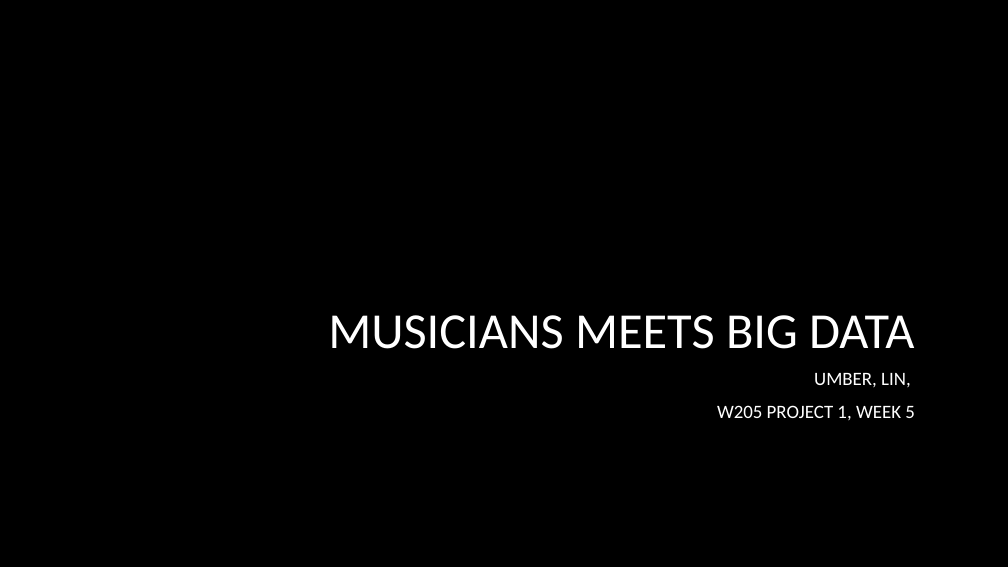
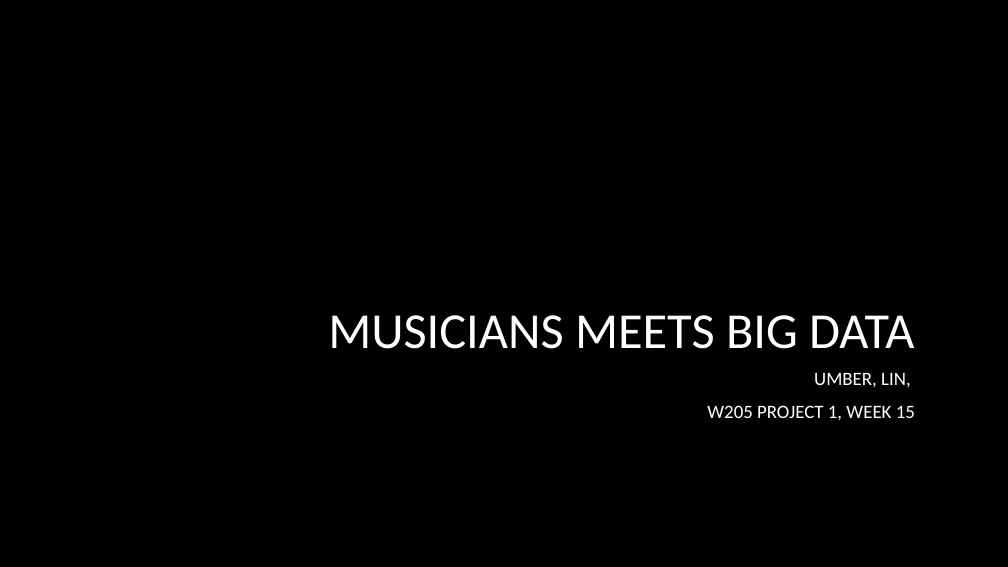
Before and after one commit to yanglinfang/w205_final_project, a slide deck: slide 1 of w205Presentation_UmberLin.pptx. Drawn at 1008x567 pixels with LibreOffice and Linux fonts; fonts in the diff are those of the drawing; background and template pictures are left out. Boxes give left, top, right and bottom in pixels: in the first picture for what was removed or moved away, otherwise in the second. Text is boxed around its words. In the diff, an @@ line names an element or a change of style, - is before the commit and + after.

Commit message:
correct typo

```diff
--- a/w205Presentation_UmberLin.pptx
+++ b/w205Presentation_UmberLin.pptx
@@ subtitle at (707,405,915,420): text changed @@
-W205 PROJECT 1, WEEK 5
+W205 PROJECT 1, WEEK 15
```
Also in this commit, not shown: 1 other slide changed.
